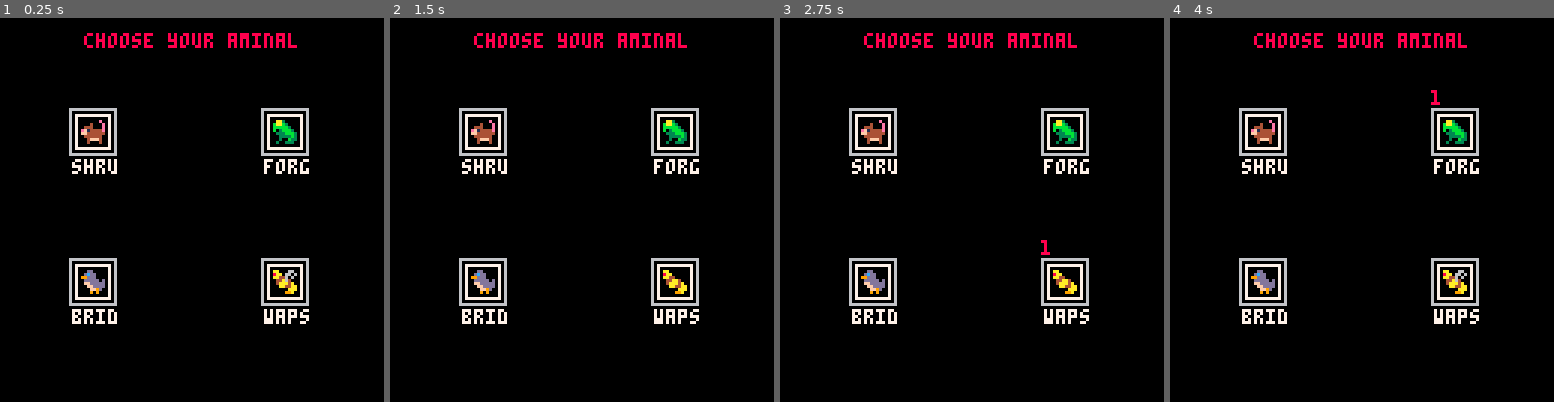
Above: before the commit, frames 1-4 (left to right).
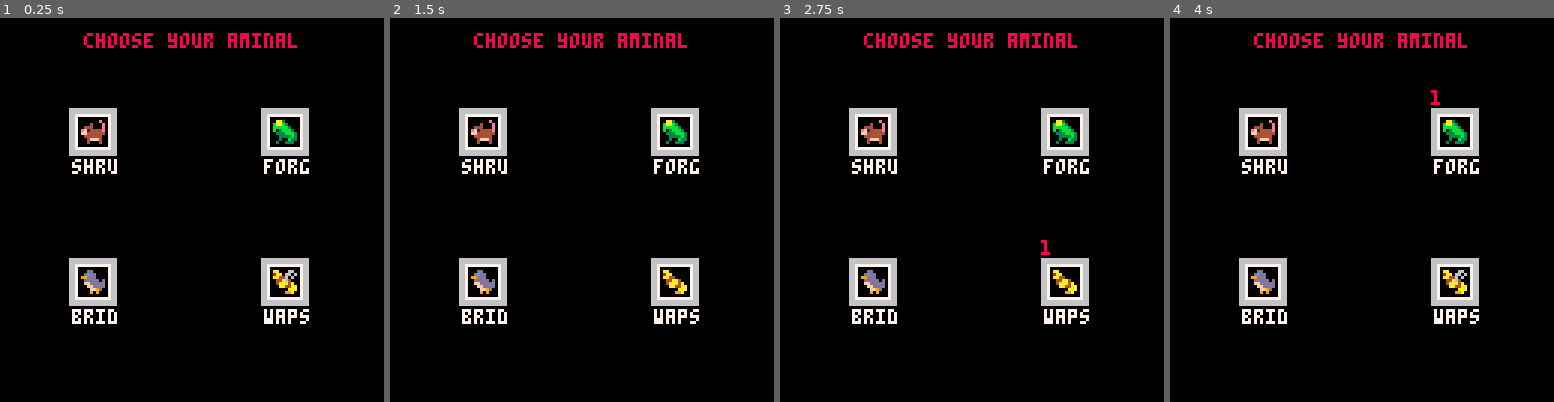
Above: after the commit, the same moments.

Repository: sealgair/aminals
Game: PICO-8 cartridge game.p8
Two runs of this game, one before a commit and one after it. Both use one fixed random seed, a clock stepped at 60 frames per second and the inputs below.
Inputs:
- Up to frame 1 (0.25 s): no input
- Up to frame 2 (1.5 s): tap X (X key) at 0.33, 1.07 s; tap O (Z key) at 0.7 s
- Up to frame 3 (2.75 s): hold Right 1.6-2.1 s; tap O (Z key) at 1.7, 2.1, 2.5 s; tap X (X key) at 1.85 s; hold Up 2.15-2.42 s; hold Right from 2.47 s (still down)
- Up to frame 4 (4 s): tap O (Z key) at 2.9, 3.3, 3.7 s; tap X (X key) at 2.97 s; release Right at 3.03 s; hold Left 3.08-3.58 s; hold Down 3.63-3.97 s

The runs differ from the first frame. In frame 1, 1.3% of the frame differs, in the area x 18-80%, y 24-75%; in frame 2, 1.3%; in frame 3, 1.3%; in frame 4, 1.3%.

Commit message:
improve player selection ui a bit

Diff:
--- a/main.lua
+++ b/main.lua
@@ -69,18 +69,24 @@
     x = 23
     for c, col in pairs(row) do
       rect(x, y, x+15, y+15, 6)
+      rect(x+1, y+1, x+14, y+14, 6)
       rect(x+2, y+2, x+13, y+13, 7)
 
       rc = coord(c, r)
+      drawn = 0
       for player=1,4 do
         selected = self.selected[player]
         chosen = self.chosen[player]
         color(self.player_colors[player])
+        if rc == chosen then
+          drawn += 1
+          if (drawn == 1) line(x+2, y+1, x+13, y+1) -- top: p1
+          if (drawn < 3) line(x+2, y+14, x+13, y+14) -- bottom: p1 p2
+          if (drawn%2 == 1) line(x+1, y+2, x+1, y+13) -- left: p1 p3
+          if (drawn != 3) line(x+14, y+2, x+14, y+13) -- right: p1 p2 p4
+        end
         if rc == selected then
           print(player, x+(player-1)*4, y-6)
-        end
-        if rc == chosen then
-          rect(x+1, y+1, x+14, y+14)
         end
       end
       col.sprite:draw(x+4, y+4)
@@ -101,8 +107,7 @@
   }
   printh("loading players")
   for p, player in pairs(players) do
-    player:init(p-1, unpack(starts[p]))
-    add(self.objects, player)
+    add(self.objects, player:new(p-1, unpack(starts[p])))
   end
   gamestate = self
 end
--- a/players.lua
+++ b/players.lua
@@ -8,9 +8,10 @@
   p=0
 }
 
-function player:init(p, x, y)
-  self.p = p
-  self.x, self.y = x, y
+function player:new(p, x, y)
+  return prototype({
+    p=p, x=x, y=y
+  }, self)
 end
 
 function player:collides(x, y)
